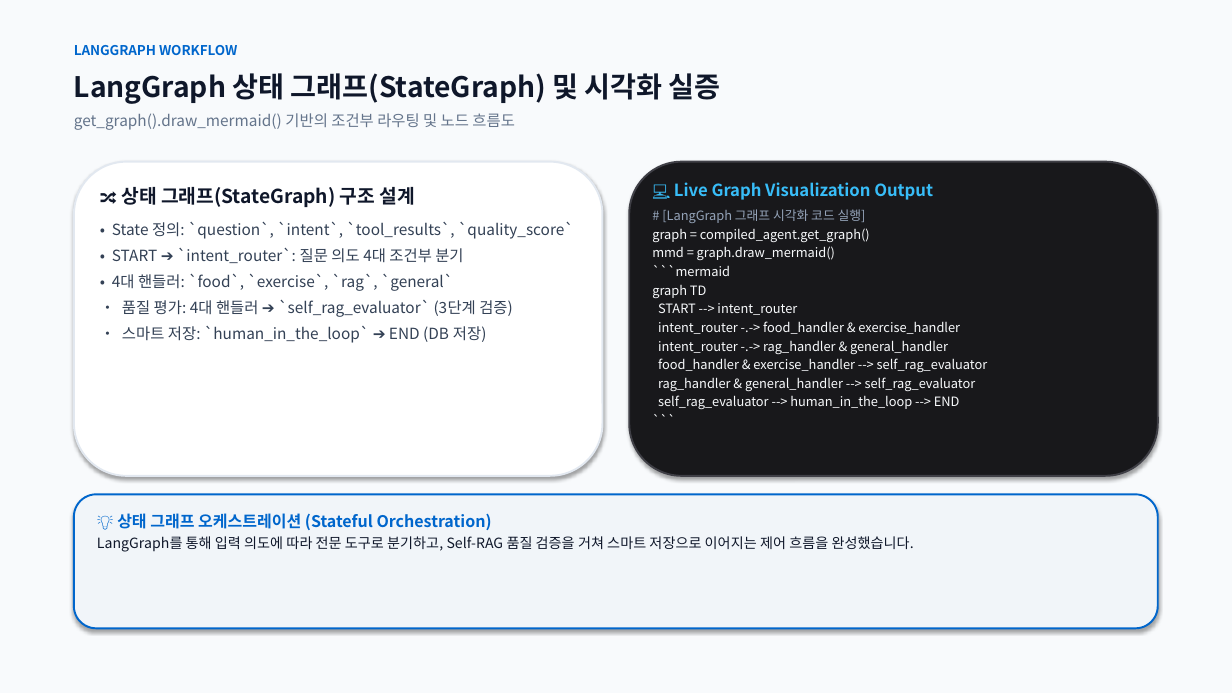
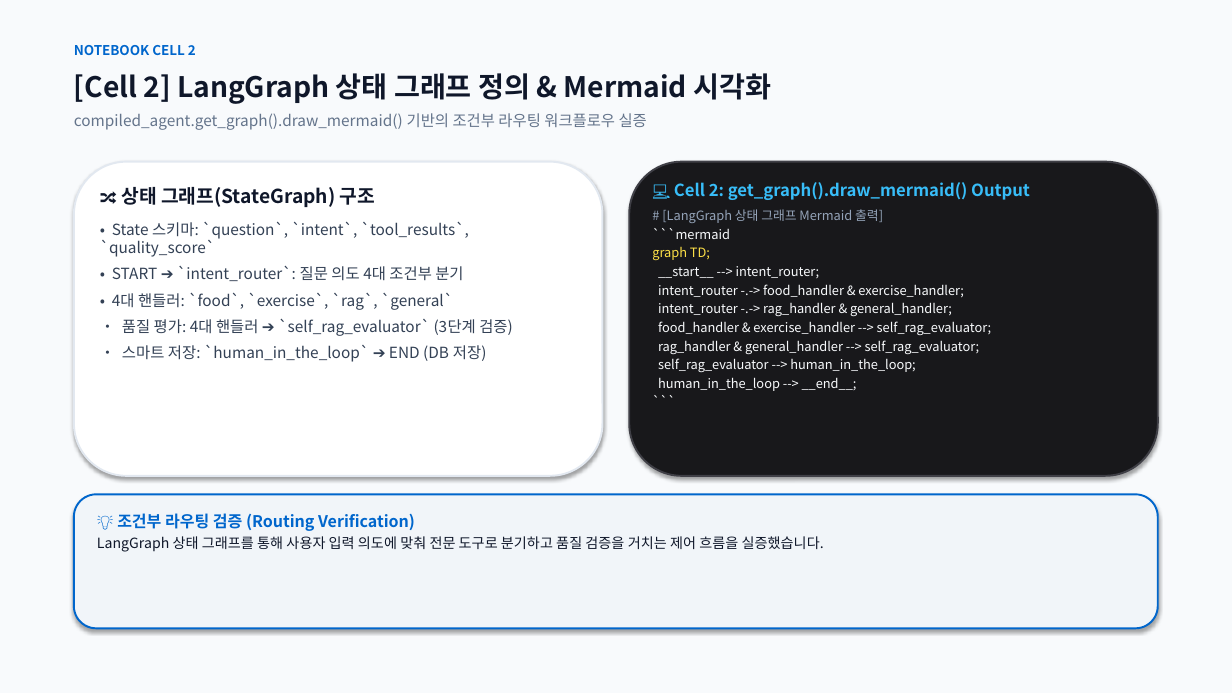
Before and after one commit to rye6837-web/impossible_to_get_lost_my_weight, a slide deck: slide 4 of AI_Diet_Coach_Presentation.pptx (slide 5 before the commit). Drawn at 1232x693 pixels with LibreOffice and Linux fonts; fonts in the diff are those of the drawing. Boxes give left, top, right and bottom in pixels: in the first picture for what was removed or moved away, otherwise in the second. Text is boxed around its words. In the diff, an @@ line names an element or a change of style, - is before the commit and + after.

Commit message:
docs: Streamline presentation to 14 slides (1-page MVP, notebook cell-by-cell verification, and comprehensive troubleshooting)

```diff
--- a/AI_Diet_Coach_Presentation.pptx
+++ b/AI_Diet_Coach_Presentation.pptx
@@ text at box(74, 45, 196, 55): text changed @@
-LANGGRAPH WORKFLOW
+NOTEBOOK CELL 2
@@ text at box(74, 73, 772, 104): text changed @@
-LangGraph 상태 그래프(StateGraph) 및 시각화 실증
+[Cell 2] LangGraph 상태 그래프 정의 & Mermaid 시각화
@@ text at box(74, 113, 647, 130): text changed @@
-get_graph().draw_mermaid() 기반의 조건부 라우팅 및 노드 흐름도
+compiled_agent.get_graph().draw_mermaid() 기반의 조건부 라우팅 워크플로우 실증
@@ text at box(100, 187, 469, 257): text changed @@
-🔀 상태 그래프(StateGraph) 구조 설계
-• State 정의: `question`, `intent`, `tool_results`, `quality_score`
+🔀 상태 그래프(StateGraph) 구조
+• State 스키마: `question`, `intent`, `tool_results`, `quality_score`
@@ text at box(662, 182, 1030, 223): text changed; size 10 to 13 pt; text colour #F8FAFC to #38BDF8; bold on @@
-💻 Live Graph Visualization Output
-# [LangGraph 그래프 시각화 코드 실행]
-graph = compiled_agent.get_graph()
-mmd = graph.draw_mermaid()
+💻 Cell 2: get_graph().draw_mermaid() Output
+# [LangGraph 상태 그래프 Mermaid 출력]
@@ text at box(652, 247, 992, 391): text changed @@
-graph TD
-START --> intent_router
-intent_router -.-> food_handler & exercise_handler
-intent_router -.-> rag_handler & general_handler
-food_handler & exercise_handler --> self_rag_evaluator
-rag_handler & general_handler --> self_rag_evaluator
-self_rag_evaluator --> human_in_the_loop --> END
+graph TD;
+__start__ --> intent_router;
+intent_router -.-> food_handler & exercise_handler;
+intent_router -.-> rag_handler & general_handler;
+food_handler & exercise_handler --> self_rag_evaluator;
+rag_handler & general_handler --> self_rag_evaluator;
+self_rag_evaluator --> human_in_the_loop;
+human_in_the_loop --> __end__;
@@ text at box(97, 513, 824, 552): text changed @@
-💡 상태 그래프 오케스트레이션 (Stateful Orchestration)
-LangGraph를 통해 입력 의도에 따라 전문 도구로 분기하고, Self-RAG 품질 검증을 거쳐 스마트 저장으로 이어지는 제어 흐름을 완성했습니다.
+💡 조건부 라우팅 검증 (Routing Verification)
+LangGraph 상태 그래프를 통해 사용자 입력 의도에 맞춰 전문 도구로 분기하고 품질 검증을 거치는 제어 흐름을 실증했습니다.
```
Also in this commit, not shown: 12 other slides changed, 1 slide added, 1 slide removed, 2 other files.
